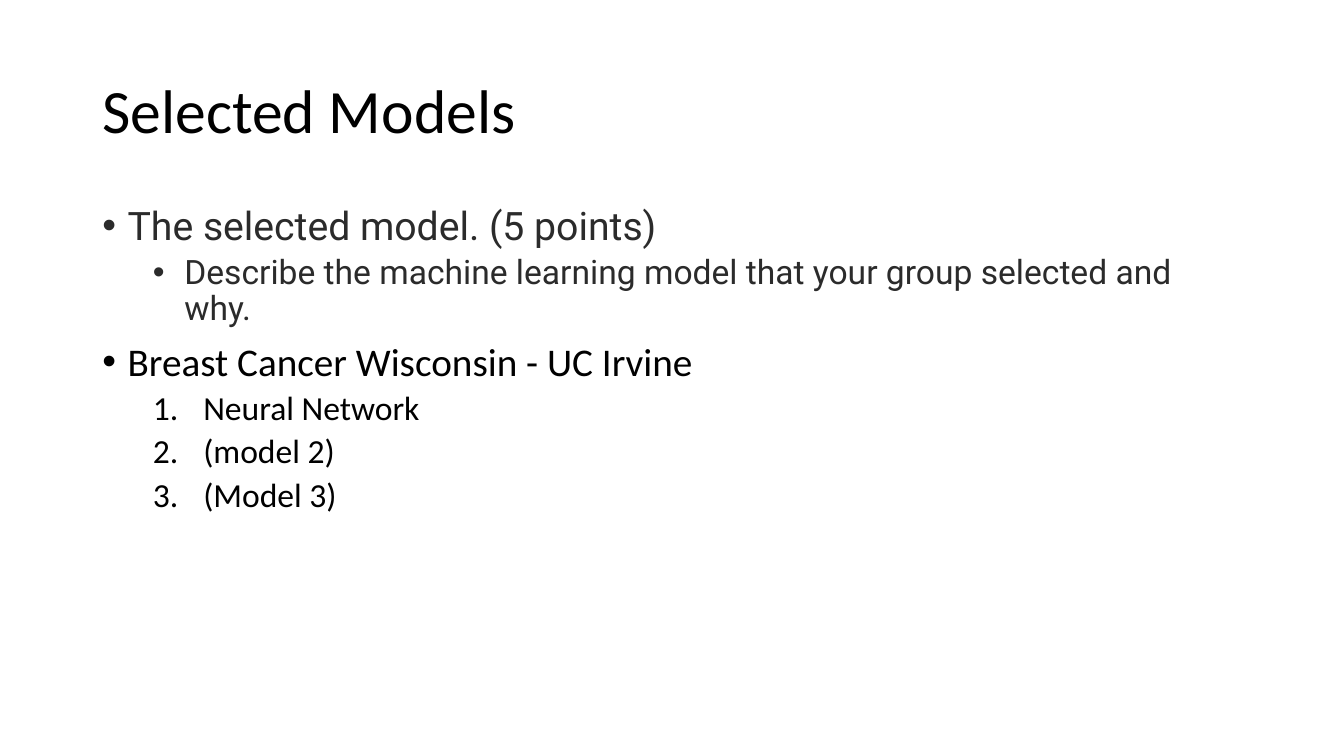
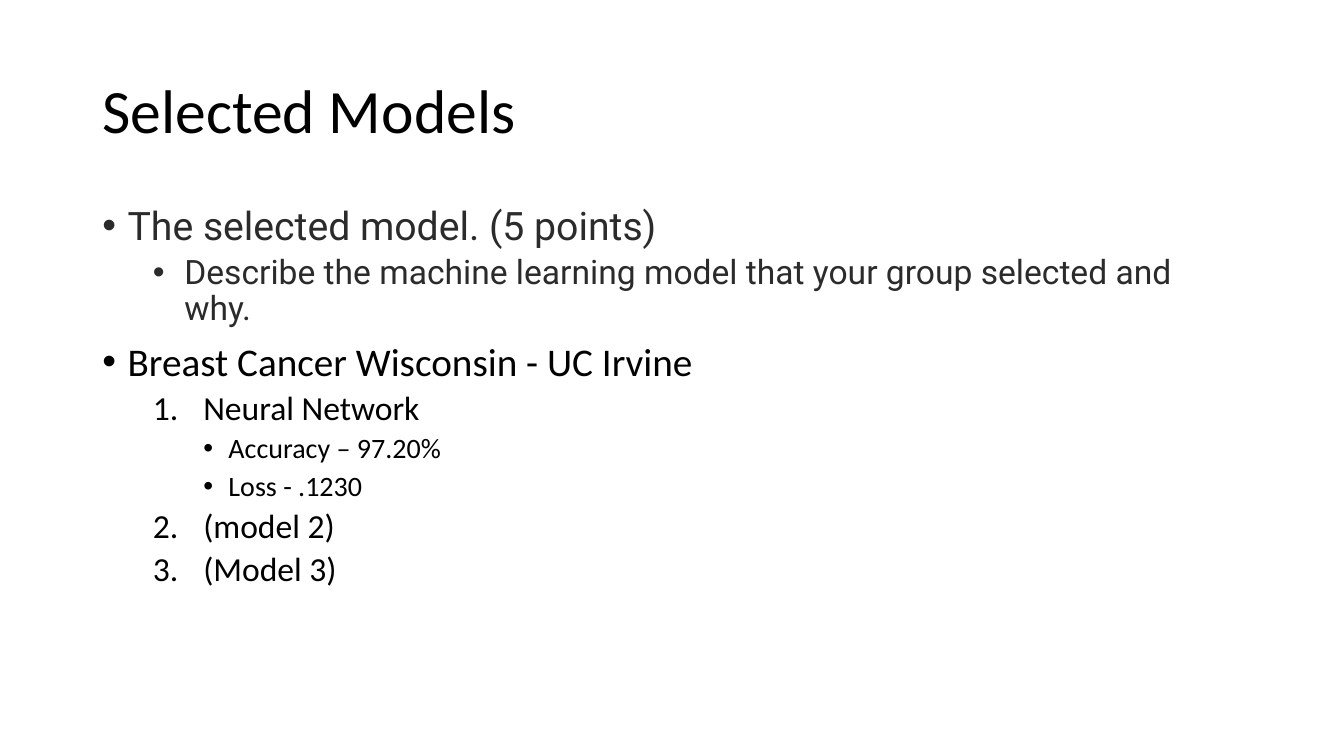
Before and after one commit to Nanya29/Group_Project_2, a slide deck: slide 3 of Project 2 Presentation.pptx. Drawn at 1344x756 pixels with LibreOffice and Linux fonts; fonts in the diff are those of the drawing. Boxes give left, top, right and bottom in pixels: in the first picture for what was removed or moved away, otherwise in the second. Text is boxed around its words. In the diff, an @@ line names an element or a change of style, - is before the commit and + after.

```diff
--- a/Project 2 Presentation.pptx
+++ b/Project 2 Presentation.pptx
@@ text at [228, 439, 441, 497]: paragraphs added @@
+    • Accuracy – 97.20%
+    • Loss - .1230
```
Also in this commit, not shown: 5 other slides changed, 1 other file.
